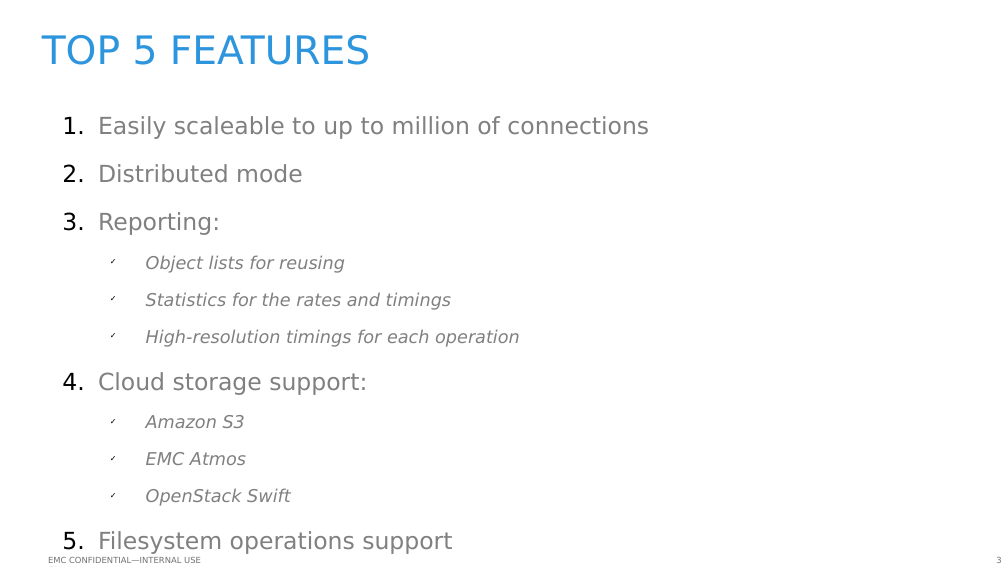
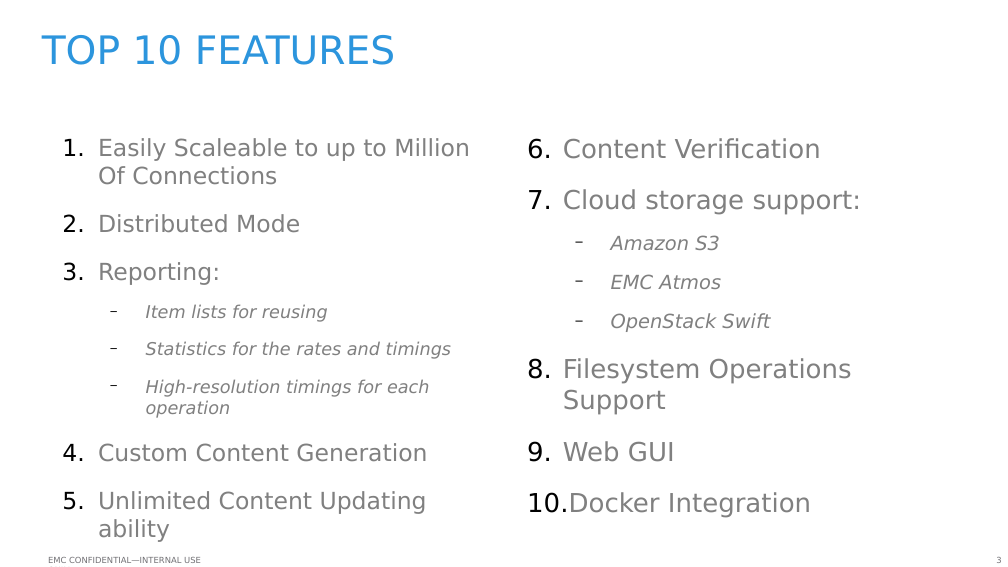
Before and after one commit to emc-mongoose/mongoose, a slide deck: slide 3 of doc/emcmongoosev2.odp. Drawn at 1008x567 pixels with LibreOffice and Linux fonts; fonts in the diff are those of the drawing; background and template pictures are left out. Boxes give left, top, right and bottom in pixels: in the first picture for what was removed or moved away, otherwise in the second. Text is boxed around its words. In the diff, an @@ line names an element or a change of style, - is before the commit and + after.

```diff
--- a/doc/emcmongoosev2.odp
+++ b/doc/emcmongoosev2.odp
@@ title at (42,35,395,65): text changed @@
-TOP 5 FEATURES
+TOP 10 FEATURES
@@ text "Easily Scaleable to up to ...": place and size @@
-text "Easily Scaleable to up to ..." at (98,116,649,506)
+text "Easily Scaleable to up to ..." at (98,138,470,542)
@@ text at (98,138,470,233): text changed @@
-1. Easily scaleable to up to million of connections
-2. Distributed mode
+1. Easily Scaleable to up to Million Of Connections
+2. Distributed Mode
@@ text added at (527,138,862,517), 18.6 pt, text #808080 @@
+6. Content Verification
+7. Cloud storage support:
+  − Amazon S3
+  − EMC Atmos
+  − OpenStack Swift
+8. Filesystem Operations Support
+9. Web GUI
+10. Docker Integration
@@ text at (146,305,328,322): text changed @@
-  ✓ Object lists for reusing
+  − Item lists for reusing
@@ text at (146,342,451,418): bullet ✓ to − @@
@@ text at (98,443,427,542): text changed @@
-4. Cloud storage support:
-  ✓ Amazon S3
-  ✓ EMC Atmos
-  ✓ OpenStack Swift
-5. Filesystem operations support
+4. Custom Content Generation
+5. Unlimited Content Updating ability
```
Also in this commit, not shown: 1 slide added, 2 other files.
